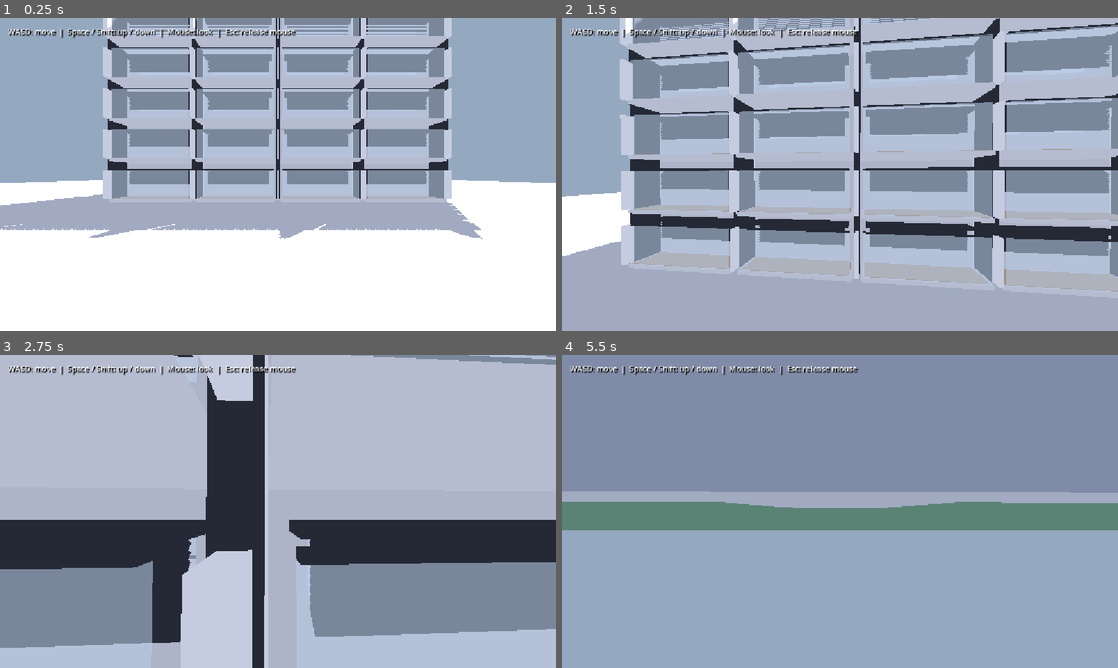
Above: before the commit, frames 1-4 (two rows, left to right).
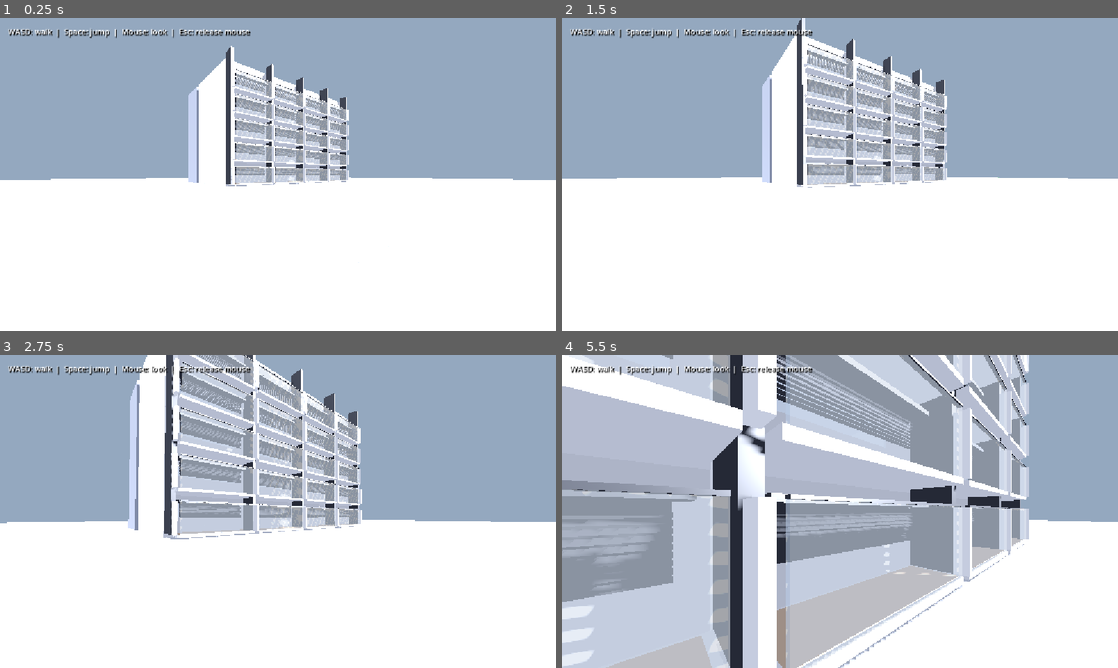
Above: after the commit, the same moments.

Repository: skorotkiewicz/privacy-apartments
Game: Godot game, scene res://main.tscn
Same seed, same stepped clock (60 frames per second), same inputs: the game is played once before the commit and once after it.
Inputs (mouse positions are in pixels of both pictures, inside the frame that each line leads up to):
- Up to frame 1 (0.25 s): no input
- Up to frame 2 (1.5 s): tap Enter (ui_accept) at 0.5, 0.77, 1.07 s; move the mouse to (867, 174) at 0.52 s; hold Space 0.53-1.28 s; hold W from 0.53 s (still down); tap Shift at 0.8, 1.35 s; move the mouse to (812, 174) at 1.27 s
- Up to frame 3 (2.75 s): keep holding W; tap Enter (ui_accept) at 1.52, 1.55, 1.82 s; move the mouse to (289, 505) at 2.02 s; hold Enter (ui_accept) from 2.03 s (still down); tap Space at 2.3 s
- Up to frame 4 (5.5 s): keep holding W; move the mouse to (834, 517) at 2.77 s; release Enter (ui_accept) at 2.78 s; tap Space at 2.85, 4.35 s; tap Enter (ui_accept) at 3.02, 3.32, 3.77, 3.8, 4.07, 4.52, 4.82 s; tap Shift at 3.05 s; move the mouse to (878, 514) at 3.52 s; hold Shift 3.53-4.28 s; move the mouse to (795, 508) at 4.27 s; move the mouse to (845, 511) at 5.02 s; hold Shift from 5.03 s (still down)

The runs differ from the first frame. In frame 1, 43% of the frame differs, in the area x 0-100%, y 0-71%; in frame 2, 90%; in frame 3, 96%, in the area x 0-100%, y 0-100%; in frame 4, 89%.

Commit message:
Convert explorer to physics-based character controller

Diff:
--- a/godot/privacy-apartments/explorer.gd
+++ b/godot/privacy-apartments/explorer.gd
@@ -1,12 +1,17 @@
-extends Node3D
+extends CharacterBody3D
 
-@export var speed := 8.0
+@export var speed := 6.0
 @export var look_sensitivity := 0.002
 
 @onready var camera: Camera3D = $Camera3D
+@onready var apartments: Node3D = $"../Apartments"
 
 func _ready() -> void:
 	camera.make_current()
+	look_at(Vector3(0, global_position.y, 0))
+	for node in apartments.get_children():
+		if node is MeshInstance3D:
+			node.create_trimesh_collision()
 	Input.mouse_mode = Input.MOUSE_MODE_CAPTURED
 
 func _unhandled_input(event: InputEvent) -> void:
@@ -14,17 +19,21 @@
 		rotate_y(-event.relative.x * look_sensitivity)
 		camera.rotate_x(-event.relative.y * look_sensitivity)
 		camera.rotation.x = clamp(camera.rotation.x, -1.5, 1.5)
+	elif event.is_action_pressed("ui_accept") and is_on_floor():
+		velocity.y = 4.5
 	elif event.is_action_pressed("ui_cancel"):
 		Input.mouse_mode = Input.MOUSE_MODE_VISIBLE
 	elif event is InputEventMouseButton and event.pressed:
 		Input.mouse_mode = Input.MOUSE_MODE_CAPTURED
 
-func _process(delta: float) -> void:
+func _physics_process(delta: float) -> void:
+	if not is_on_floor():
+		velocity += get_gravity() * delta
 	var right := camera.global_transform.basis.x
 	var forward := -camera.global_transform.basis.z
 	right.y = 0.0
 	forward.y = 0.0
-	var movement := right.normalized() * (float(Input.is_physical_key_pressed(KEY_D)) - float(Input.is_physical_key_pressed(KEY_A)))
-	movement += forward.normalized() * (float(Input.is_physical_key_pressed(KEY_W)) - float(Input.is_physical_key_pressed(KEY_S)))
-	movement.y = float(Input.is_physical_key_pressed(KEY_SPACE)) - float(Input.is_physical_key_pressed(KEY_SHIFT))
-	global_position += movement.normalized() * speed * delta
+	var direction := (right.normalized() * (float(Input.is_physical_key_pressed(KEY_D)) - float(Input.is_physical_key_pressed(KEY_A))) + forward.normalized() * (float(Input.is_physical_key_pressed(KEY_W)) - float(Input.is_physical_key_pressed(KEY_S)))).normalized()
+	velocity.x = direction.x * speed
+	velocity.z = direction.z * speed
+	move_and_slide()
--- a/godot/privacy-apartments/main.tscn
+++ b/godot/privacy-apartments/main.tscn
@@ -1,7 +1,11 @@
-[gd_scene load_steps=4 format=3]
+[gd_scene format=3 uid="uid://dn2swo7fgvmud"]
 
-[ext_resource type="PackedScene" path="res://assets/privacy_apartments.glb" id="1_model"]
-[ext_resource type="Script" path="res://explorer.gd" id="2_controller"]
+[ext_resource type="PackedScene" uid="uid://cy3gsbq86e6an" path="res://assets/privacy_apartments.glb" id="1_model"]
+[ext_resource type="Script" uid="uid://bnn8g2d8t5bg6" path="res://explorer.gd" id="2_controller"]
+
+[sub_resource type="CapsuleShape3D" id="Capsule_player"]
+radius = 0.35
+height = 1.8
 
 [sub_resource type="Environment" id="Environment_main"]
 background_mode = 1
@@ -11,30 +15,40 @@
 ambient_light_energy = 0.7
 tonemap_mode = 2
 
-[node name="ApartmentExplorer" type="Node3D"]
+[node name="ApartmentExplorer" type="Node3D" unique_id=350391128]
 
-[node name="Player" type="Node3D" parent="."]
-transform = Transform3D(-1, 0, 0, 0, 1, 0, 0, 0, -1, 0, 2, -24)
+[node name="Player" type="CharacterBody3D" parent="." unique_id=677719311]
+transform = Transform3D(1, 0, 0, 0, 1, 0, 0, 0, 1, 26.84, 0, -32.45)
 script = ExtResource("2_controller")
 
-[node name="WorldEnvironment" type="WorldEnvironment" parent="."]
+[node name="CollisionShape3D" type="CollisionShape3D" parent="Player" unique_id=302888302]
+transform = Transform3D(1, 0, 0, 0, 1, 0, 0, 0, 1, 0, 0.9, 0)
+shape = SubResource("Capsule_player")
+
+[node name="Camera3D" type="Camera3D" parent="Player" unique_id=749317080]
+transform = Transform3D(1, 0, 0, 0, 1, 0, 0, 0, 1, 0, 1.6, 0)
+current = true
+
+[node name="WorldEnvironment" type="WorldEnvironment" parent="." unique_id=380207859]
 environment = SubResource("Environment_main")
 
-[node name="Apartments" parent="." instance=ExtResource("1_model")]
+[node name="Apartments" parent="." unique_id=1280652106 instance=ExtResource("1_model")]
 
-[node name="Camera3D" type="Camera3D" parent="Player"]
-current = true
-
-[node name="Sun" type="DirectionalLight3D" parent="."]
-rotation_degrees = Vector3(-58, -35, 0)
+[node name="Sun" type="DirectionalLight3D" parent="." unique_id=1609323871]
+transform = Transform3D(0.7885849, 0.14437935, -0.5977364, 0.41932, -0.837252, 0.3509701, -0.44978315, -0.5274125, -0.72078526, -10.161776, -3.5008278, -20.433847)
 light_energy = 1.5
 shadow_enabled = true
 
-[node name="Controls" type="Label" parent="."]
+[node name="Sun2" type="DirectionalLight3D" parent="." unique_id=199242426]
+transform = Transform3D(-0.7465188, 0.66036963, 0.081375055, -0.033034727, -0.15893634, 0.98673606, 0.6645438, 0.7339287, 0.14046407, -10.161776, 29.429314, 59.902534)
+light_energy = 1.5
+shadow_enabled = true
+
+[node name="Controls" type="Label" parent="." unique_id=1685365573]
 offset_left = 16.0
 offset_top = 16.0
 theme_override_colors/font_color = Color(1, 1, 1, 1)
 theme_override_colors/font_shadow_color = Color(0, 0, 0, 1)
 theme_override_constants/shadow_offset_x = 2
 theme_override_constants/shadow_offset_y = 2
-text = "WASD: move  |  Space / Shift: up / down  |  Mouse: look  |  Esc: release mouse"
+text = "WASD: walk  |  Space: jump  |  Mouse: look  |  Esc: release mouse"
